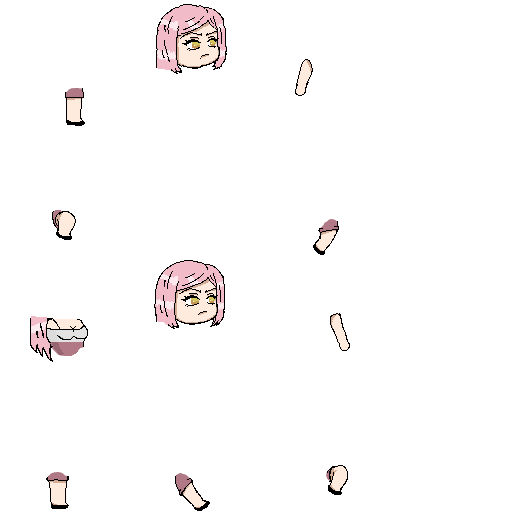
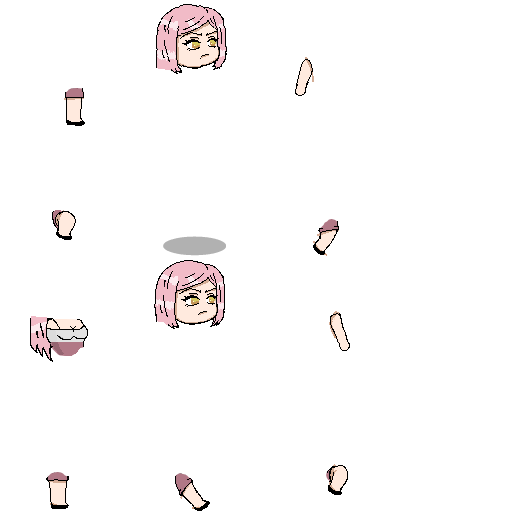
Layered file, before and after one edit (w=512, h=512). Changes by layer:
added layer "0-guide_tex.png" in group "BASE Copy" over [163, 236, 226, 256]
